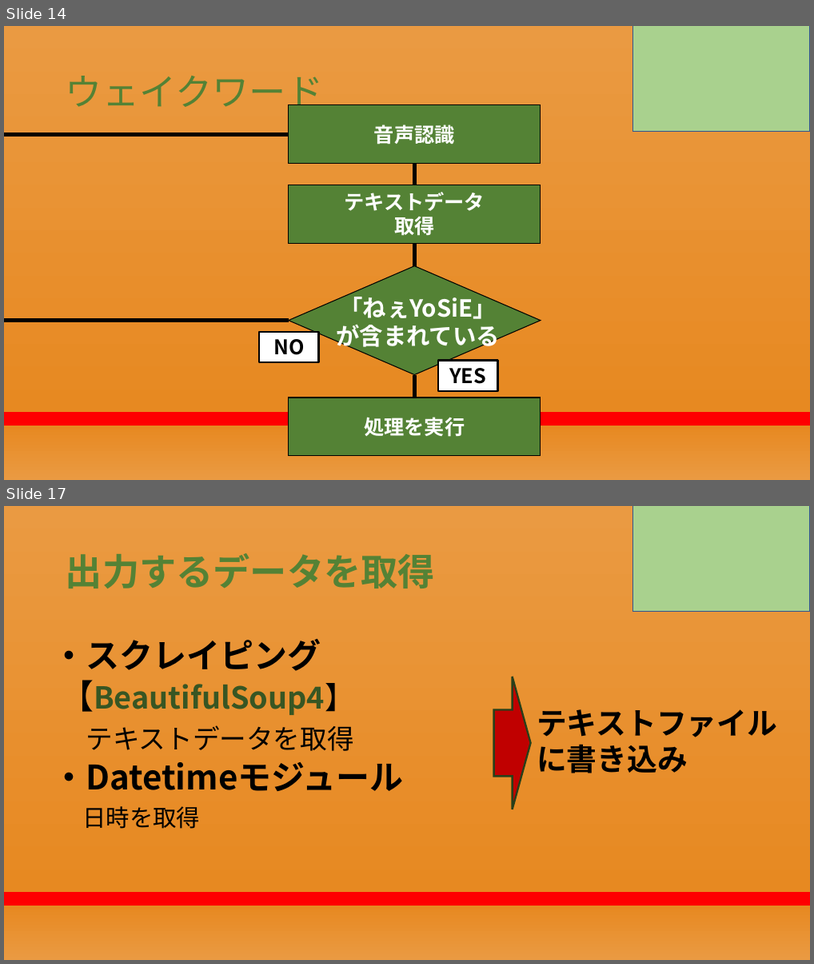
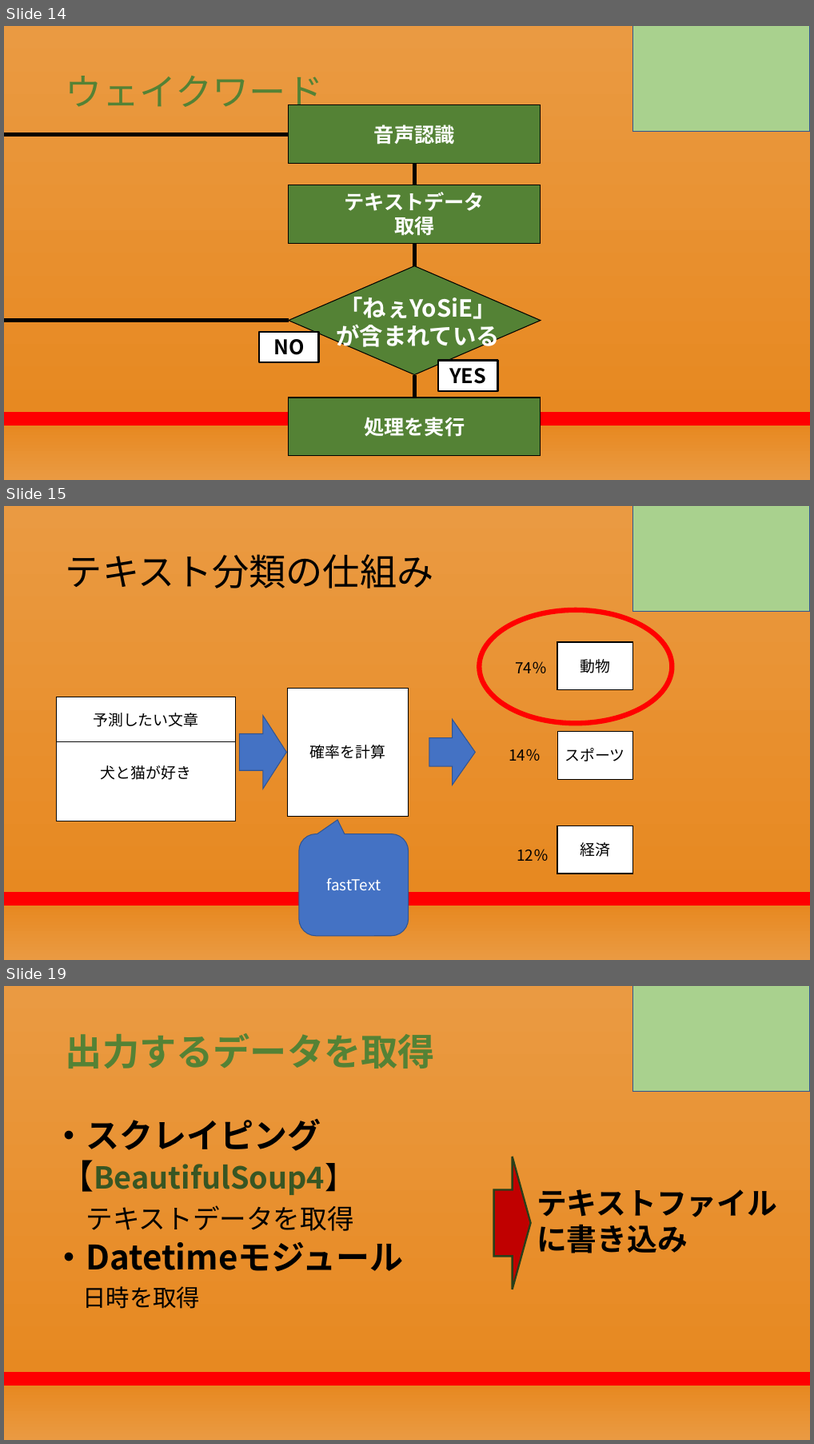
Before and after one commit to RikiishiSuzunosuke/AIspeaker_yosie, a slide deck: presentation/AIスピーカー開発_2.pptx. Shown one above the other, each under a label of ours: slides 14 and 17 before the commit, slides 14, 15 and 19 after it; the slides between them are not shown. The pictures are 814x964 and 814x1444 pixels, drawn with LibreOffice and Linux fonts; fonts in the diff are those of the drawing. Boxes give left, top, right and bottom in pixels: in the first picture for what was removed or moved away, otherwise in the second. Text is boxed around its words. In the diff, an @@ line names an element or a change of style, - is before the commit and + after.

Commit message:
update

```diff
--- a/presentation/AIスピーカー開発_2.pptx
+++ b/presentation/AIスピーカー開発_2.pptx
@@ slide 15 added at box(4, 506, 810, 960), background gradient #EA9A42 to #E78921 to #FF0000 @@
@@ rectangle added at box(633, 506, 810, 612), fill #A9D18E, outline #325491 1 pt @@
@@ title added at box(66, 554, 434, 588), 44 pt, text #000000 @@
+テキスト分類の仕組み
@@ ellipse added at box(479, 610, 673, 723), outline #FF0000 6 pt @@
@@ rectangle added at box(558, 642, 633, 690), fill #FFFFFF, outline #000000 1 pt, 18 pt, text #000000 @@
+動物
@@ text added at box(515, 661, 547, 673), 18 pt, text #000000 @@
+74％
@@ rectangle added at box(57, 697, 236, 741), fill #FFFFFF, outline #000000 1 pt, 18 pt, text #000000 @@
+予測したい文章
@@ rectangle added at box(288, 688, 409, 816), fill #FFFFFF, outline #000000 1 pt, 18 pt, text #000000 @@
+確率を計算
@@ right arrow added at box(239, 716, 286, 788), fill #4472C4, outline #325491 1 pt @@
@@ up arrow added at box(430, 720, 475, 785), fill #4472C4, outline #325491 1 pt @@
@@ rectangle added at box(57, 742, 236, 821), fill #FFFFFF, outline #0D0D0D 1 pt, 18 pt, text #000000 @@
+犬と猫が好き
@@ rectangle added at box(558, 731, 633, 779), fill #FFFFFF, outline #000000 1 pt, 18 pt, text #000000 @@
+スポーツ
@@ text added at box(509, 748, 541, 760), 18 pt, text #000000 @@
+14％
@@ rounded speech box added at box(299, 834, 409, 936), fill #4472C4, outline #325491 1 pt, 18 pt, text #FFFFFF @@
+fastText
@@ rectangle added at box(558, 825, 633, 873), fill #FFFFFF, outline #000000 1 pt, 18 pt, text #000000 @@
+経済
@@ text added at box(517, 848, 549, 860), 18 pt, text #000000 @@
+12％
@@ what was slide 17 is now slide 19 @@
```
Also in this commit, not shown: 3 other slides added, 2 slides removed.
